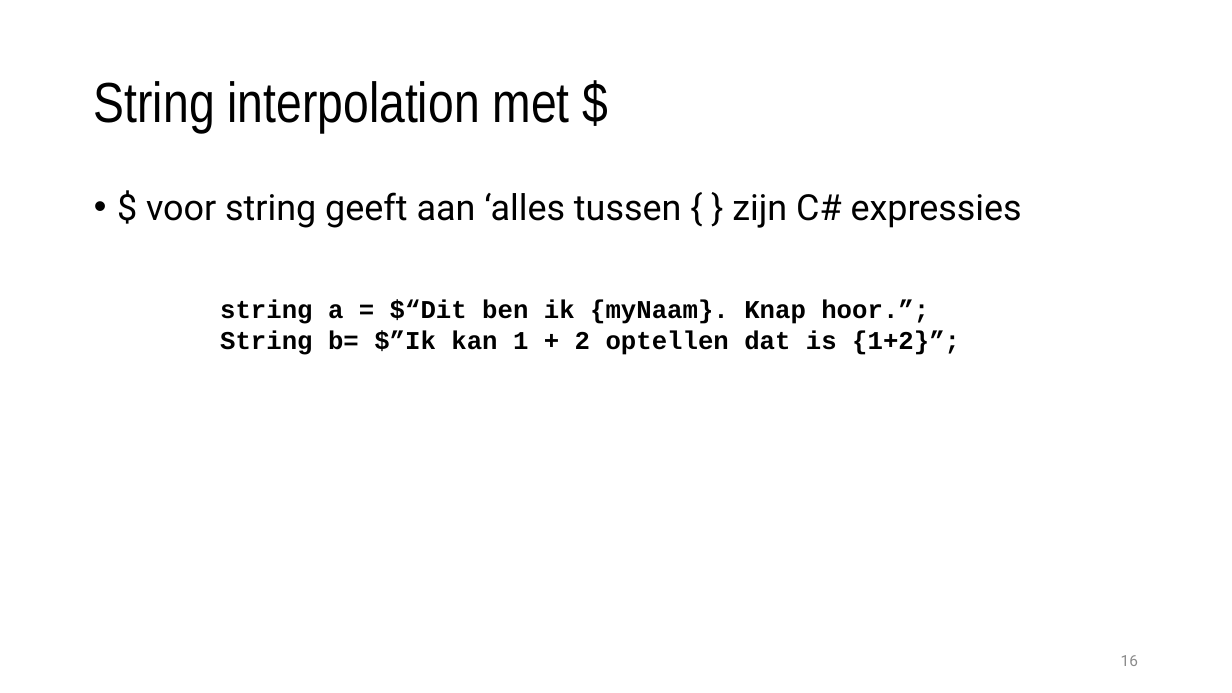
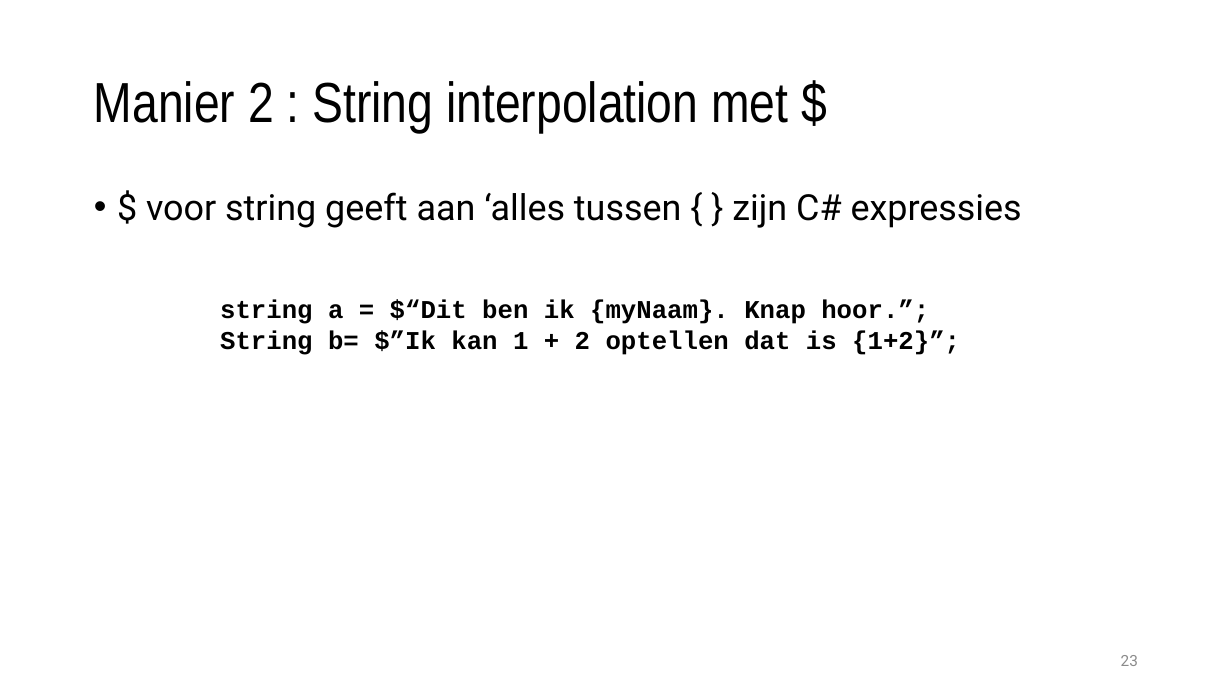
Before and after one commit to timdams/csharpbook, a slide deck: slide 23 of _SLIDES/2020/H3- Tekst in code gebruiken/H3_1_tekst.pptx (slide 16 before the commit). Drawn at 1232x693 pixels with LibreOffice and Linux fonts; fonts in the diff are those of the drawing; background and template pictures are left out. Boxes give left, top, right and bottom in pixels: in the first picture for what was removed or moved away, otherwise in the second. Text is boxed around its words. In the diff, an @@ line names an element or a change of style, - is before the commit and + after.

```diff
--- a/_SLIDES/2020/H3- Tekst in code gebruiken/H3_1_tekst.pptx
+++ b/_SLIDES/2020/H3- Tekst in code gebruiken/H3_1_tekst.pptx
@@ title at (94,81,788,132): text changed @@
-String interpolation met $
+Manier 2 : String interpolation met $
@@ page number at (1121,655,1138,666): text changed @@
-16
+23
```
Also in this commit, not shown: 5 other slides changed, 23 slides added, 13 slides removed, 11 other files.
